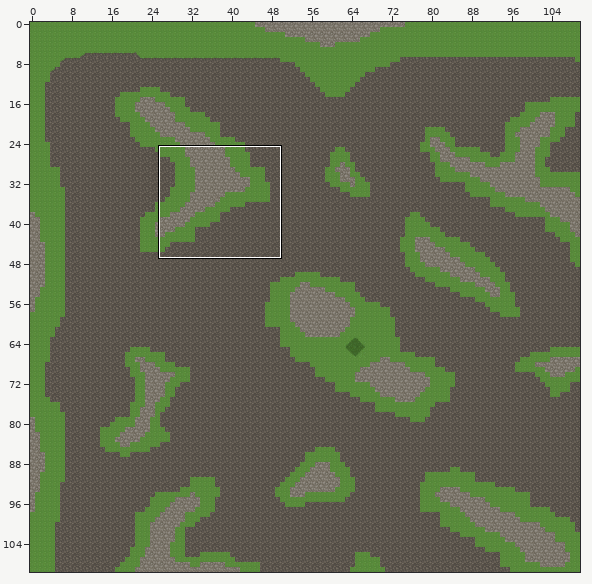
A Tiled map gets an edit: Grinder/Utility/Map.tmx. Above: a wide view before the commit, with the close-up outlined.
Close-up. Before the commit:
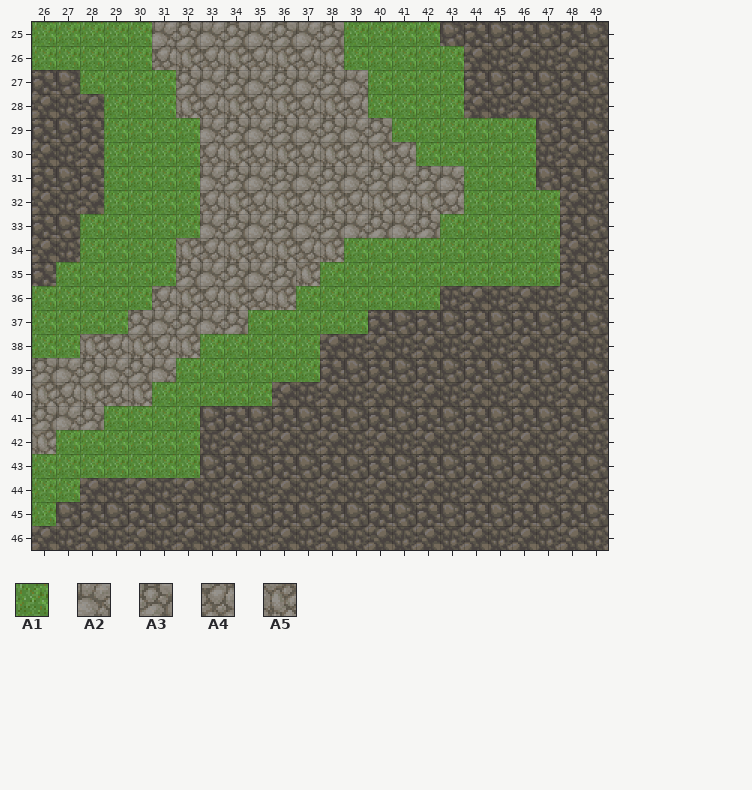
Cells are 32x32 px. Shown: x 26..49, y 25..46. The commit also changed other parts of the map, which this record leaves out.
Key: from "map": A1 392, A2 433, A3 434, A4 461, A5 462.
__ is an empty cell.
Layers that did not change in this view are not listed.
Layer "Grass" before, first column x 26:
25 A1 A1 A1 A1 A1 A2 A3 A2 A3 A2 A3 A2 A3 A1 A1 A1 A1 __ __ __ __ __ __ __
26 A1 A1 A1 A1 A1 A4 A5 A4 A5 A4 A5 A4 A5 A1 A1 A1 A1 A1 __ __ __ __ __ __
27 __ __ A1 A1 A1 A1 A3 A2 A3 A2 A3 A2 A3 A2 A1 A1 A1 A1 __ __ __ __ __ __
28 __ __ __ A1 A1 A1 A5 A4 A5 A4 A5 A4 A5 A4 A1 A1 A1 A1 __ __ __ __ __ __
29 __ __ __ A1 A1 A1 A1 A2 A3 A2 A3 A2 A3 A2 A3 A1 A1 A1 A1 A1 A1 __ __ __
30 __ __ __ A1 A1 A1 A1 A4 A5 A4 A5 A4 A5 A4 A5 A4 A1 A1 A1 A1 A1 __ __ __
31 __ __ __ A1 A1 A1 A1 A2 A3 A2 A3 A2 A3 A2 A3 A2 A3 A2 A1 A1 A1 __ __ __
32 __ __ __ A1 A1 A1 A1 A4 A5 A4 A5 A4 A5 A4 A5 A4 A5 A4 A1 A1 A1 A1 __ __
33 __ __ A1 A1 A1 A1 A1 A2 A3 A2 A3 A2 A3 A2 A3 A2 A3 A1 A1 A1 A1 A1 __ __
34 __ __ A1 A1 A1 A1 A5 A4 A5 A4 A5 A4 A5 A1 A1 A1 A1 A1 A1 A1 A1 A1 __ __
35 __ A1 A1 A1 A1 A1 A3 A2 A3 A2 A3 A5 A1 A1 A1 A1 A1 A1 A1 A1 A1 A1 __ __
36 A1 A1 A1 A1 A1 A4 A5 A4 A5 A4 A5 A1 A1 A1 A1 A1 A1 __ __ __ __ __ __ __
37 A1 A1 A1 A1 A3 A2 A3 A2 A3 A1 A1 A1 A1 A1 __ __ __ __ __ __ __ __ __ __
38 A1 A1 A5 A4 A5 A4 A5 A1 A1 A1 A1 A1 __ __ __ __ __ __ __ __ __ __ __ __
39 A3 A2 A3 A2 A3 A2 A1 A1 A1 A1 A1 A1 __ __ __ __ __ __ __ __ __ __ __ __
40 A5 A4 A5 A4 A5 A1 A1 A1 A1 A1 __ __ __ __ __ __ __ __ __ __ __ __ __ __
41 A3 A2 A3 A1 A1 A1 A1 __ __ __ __ __ __ __ __ __ __ __ __ __ __ __ __ __
42 A5 A1 A1 A1 A1 A1 A1 __ __ __ __ __ __ __ __ __ __ __ __ __ __ __ __ __
43 A1 A1 A1 A1 A1 A1 A1 __ __ __ __ __ __ __ __ __ __ __ __ __ __ __ __ __
44 A1 A1 __ __ __ __ __ __ __ __ __ __ __ __ __ __ __ __ __ __ __ __ __ __
45 A1 __ __ __ __ __ __ __ __ __ __ __ __ __ __ __ __ __ __ __ __ __ __ __
46 __ __ __ __ __ __ __ __ __ __ __ __ __ __ __ __ __ __ __ __ __ __ __ __
The result:
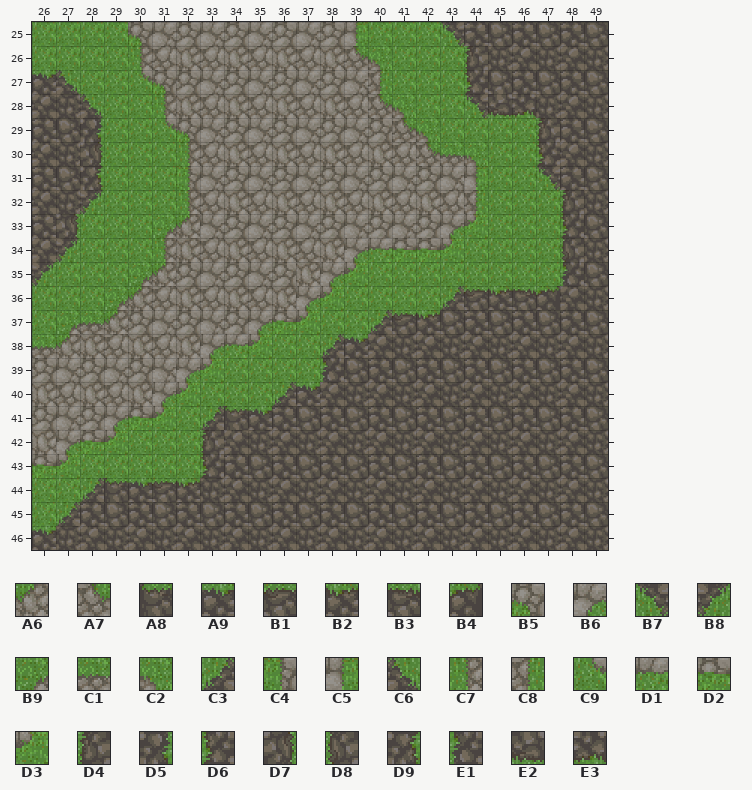
Further tiles: from "map": A6 350, A7 351, A8 352, A9 353, B1 354, B2 355, B3 356, B4 357, B5 378, B6 379, B7 390, B8 391, B9 404, C1 405, C2 407, C3 418, C4 432, C5 435, C6 445, C7 460, C8 463, C9 488, D1 489, D2 490, D3 491, D4 516, D5 517, D6 544, D7 545, D8 572, D9 573, E1 600, E2 628, E3 629.
Edits made:
Layer "Grass":
y 25: x 30 A1 -> B5; x 39 A1 -> C5; x 43 __ -> B7
y 26: x 30 A1 -> C7; x 39..40 A1 A1 -> A7 C2; x 44 __ -> D4
y 27: x 26..27 __ __ -> A9 C6; x 30..31 A1 A1 -> C9 B5; x 40 A1 -> C8; x 44 __ -> D6
y 28: x 28 __ -> C6; x 31 A1 -> C7; x 40..41 A1 A1 -> A7 C2; x 44..46 __ __ __ -> B7 E2 E3
y 29: x 28 __ -> D5; x 31..32 A1 A1 -> C9 B5; x 41..42 A1 A1 -> A7 C2; x 47 __ -> D4
y 30: x 28 __ -> D7; x 32 A1 -> C7; x 42..44 A1 A1 A1 -> A7 C1 C2; x 47 __ -> D6
y 31: x 28 __ -> D9; x 32 A1 -> C4; x 44 A1 -> C5; x 47 __ -> B7
y 32: x 28 __ -> B8; x 32 A1 -> C7; x 44 A1 -> C8; x 48 __ -> D4
y 33: x 27 __ -> D7; x 31..32 A1 A1 -> B9 A6; x 43..44 A1 A1 -> B6 D3; x 48 __ -> D6
y 34: x 27 __ -> B8; x 31 A1 -> C7; x 39..43 A1 A1 A1 A1 A1 -> B6 D1 D2 D2 D3; x 48 __ -> D8
y 35: x 26 __ -> B8; x 30..31 A1 A1 -> B9 A6; x 38..39 A1 A1 -> B6 D3; x 48 __ -> E1
y 36: x 29..30 A1 A1 -> B9 A6; x 37..38 A1 A1 -> B6 D3; x 43..47 __ __ __ __ __ -> C3 B1 B2 B3 B4
y 37: x 27..29 A1 A1 A1 -> B9 C1 A6; x 35..37 A1 A1 A1 -> B6 D2 D3; x 40..42 __ __ __ -> C3 B1 B2
y 38: x 26..27 A1 A1 -> C1 A6; x 33..35 A1 A1 A1 -> B6 D1 D3; x 38..39 __ __ -> C3 A9
y 39: x 32..33 A1 A1 -> B6 D3; x 38 __ -> E1
y 40: x 31..32 A1 A1 -> B6 D3; x 36..37 __ __ -> C3 A9
y 41: x 29..31 A1 A1 A1 -> B6 D2 D3; x 33..35 __ __ __ -> C3 A8 A9
y 42: x 27..29 A1 A1 A1 -> B6 D2 D3; x 33 __ -> D4
y 43: x 26..27 A1 A1 -> D2 D3; x 33 __ -> D6
y 44: x 28..32 __ __ __ __ __ -> C3 A8 A9 B1 B2
y 45: x 27 __ -> C3
y 46: x 26 __ -> A9
Changed places in both close-ups, as pixel boxes (x1, y1, x2, y2):
changed: (32, 22, 584, 550)
